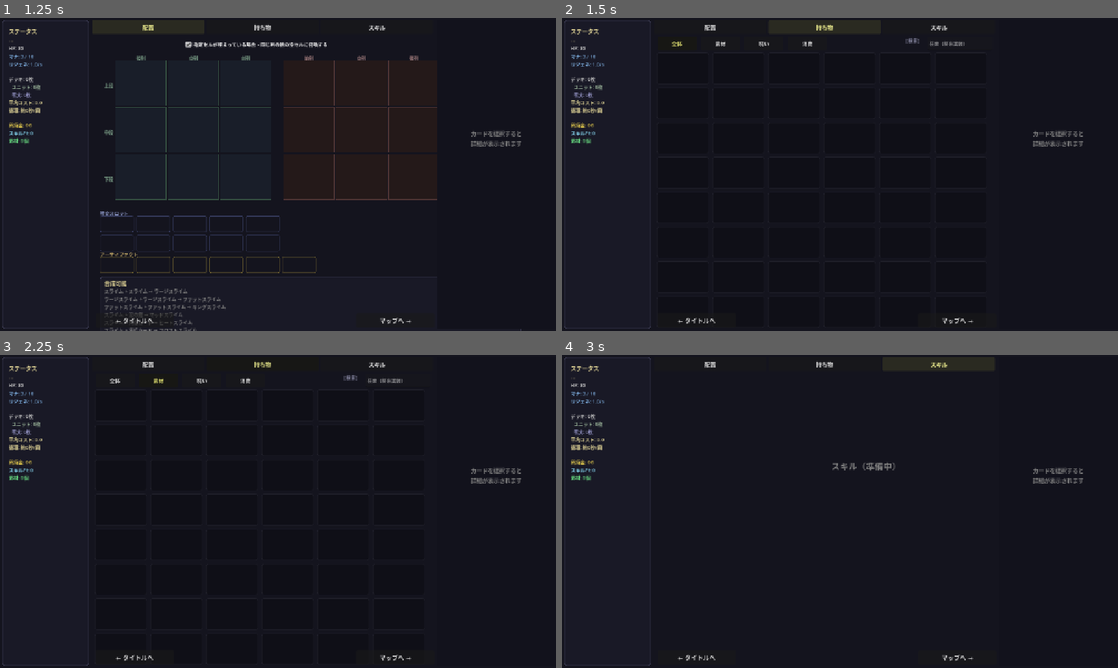
Above: before the commit, frames 1-4 (two rows, left to right).
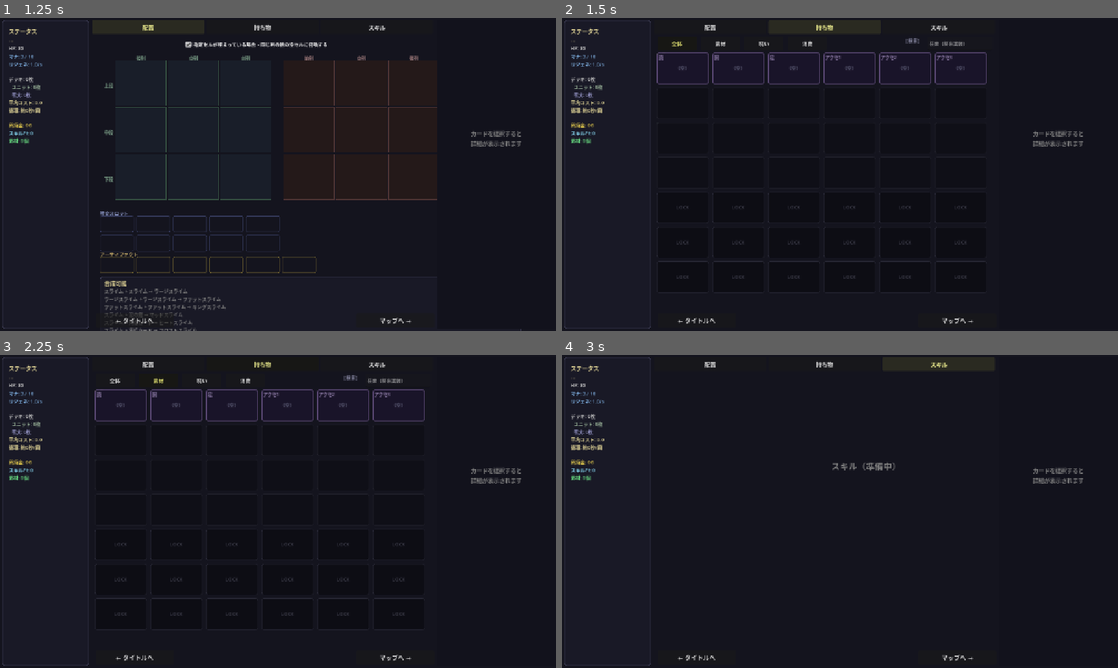
Above: after the commit, the same moments.

Repository: kazumak334-create/dungeon-board-game
Game: Godot game, scene res://scenes/DeckPrep.tscn
The game is run twice, just before and just after one commit, with the same random seed, the same clock (stepped at 60 frames per second) and the same inputs. This scene is started directly instead of the project's main scene.
Inputs:
- Up to frame 1 (1.25 s): click "配置" at 0.5 s
- Up to frame 2 (1.5 s): click "持ち物" at 1.25 s
- Up to frame 3 (2.25 s): click "素材" at 2 s
- Up to frame 4 (3 s): click "スキル" at 2.75 s

Frame 1 is identical in both runs. In frame 2, 1.2% of the frame differs, in the area x 17-77%, y 10-84%; in frame 3, 1.2%; in frame 4, nothing differs.

Commit message:
feat: 段階4 持ち物タブ再設計（装備統合+セル小型化+ロック+検索枠）
- 装備6スロットを左サイドバーから持ち物タブに移動・統合
- 持ち物グリッド: 5×6=30 → 6×7=42スロット
- スロットサイズ: 145×90 → 120×72（情報密度UP）
- 装備エリア（行0-1, 12スロット中6個使用）+ 素材エリア（行2-6）
- 行4-6を初期ロック表示（錠前マーク）
- フィルタバー右端に検索ボックス（ダミー、機能はPhase 3）
- 左サイドバー装備セクション削除→ステータス領域拡張（680px）

テスト6件追加 → 1950件全パス
DeckPrep.gd: 545→629行

Co-Authored-By: Claude Sonnet 4.5 <noreply@anthropic.com>

Diff:
--- a/scripts/DeckPrep.gd
+++ b/scripts/DeckPrep.gd
@@ -297,10 +297,10 @@
 const INV_SLOT_H = 72     # 素材スロット高さ（旧90→縮小）
 const INV_SLOT_GAP = 8    # スロット間隔（旧10→縮小）
 const INV_GRID_COLS = 6   # グリッド列数（旧5→6）
-const INV_GRID_ROWS = 8   # グリッド行数（旧6→8: 装備2行+素材6行）
+const INV_GRID_ROWS = 7   # グリッド行数（装備2行+素材5行、CONTENT_H=636内に収まる）
 const INV_EQUIP_ROWS = 2  # 装備行数（上位2行=装備エリア）
-const INV_MAT_ROWS = 6    # 素材行数（残り6行=素材エリア）
-const INV_TOTAL_SLOTS = 48  # 総スロット数 (INV_GRID_COLS × INV_GRID_ROWS)
+const INV_MAT_ROWS = 5    # 素材行数（残り5行=素材エリア）
+const INV_TOTAL_SLOTS = 42  # 総スロット数 (INV_GRID_COLS × INV_GRID_ROWS)
 const INV_EQUIP_SLOTS_COUNT = 6  # 装備スロット数（6個固定・変更禁止）
 const INV_LOCKED_ROWS_START = 2  # ロック開始行（0-indexed、装備2行+素材2行=4行目以降をロック）
 const INV_GRID_X = 8      # グリッド開始X
@@ -393,7 +393,43 @@
 	return count
 
 func _build_inventory_grid(parent: Node) -> void:
-	# 項目10: モンハン式 — 所持素材を左上から順に詰める（所持数>0のみ表示）
+	# グリッド全体: 6列×8行=48スロット
+	# 行0-1（12スロット）: 装備エリア（EQUIP_SLOTS 6個 + 空スロット6個）
+	# 行2-3（12スロット）: 素材エリア（所持素材を左上から詰める）
+	# 行4-7（24スロット）: ロックエリア（錠前表示・クリック不可）
+
+	# ── 装備エリアセクションヘッダー ──
+	var equip_header = Label.new()
+	equip_header.text = "装備"
+	equip_header.position = Vector2(INV_GRID_X, INV_GRID_Y - 2)
+	equip_header.size = Vector2(100, 18)
+	equip_header.add_theme_font_size_override("font_size", 11)
+	equip_header.add_theme_color_override("font_color", UIF.TITLE_COLOR)
+	parent.add_child(equip_header)
+
+	# 装備スロット（行0-1、スロット0-11のうち0-5に EQUIP_SLOTS を配置）
+	for i in range(INV_GRID_COLS * INV_EQUIP_ROWS):
+		var col = i % INV_GRID_COLS
+		var row = i / INV_GRID_COLS
+		var x = INV_GRID_X + col * (INV_SLOT_W + INV_SLOT_GAP)
+		var y = INV_GRID_Y + row * (INV_SLOT_H + INV_SLOT_GAP)
+		if i < EQUIP_SLOTS.size():
+			var slot = EQUIP_SLOTS[i]
+			_build_inventory_equipment_slot(parent, slot["id"], slot["label"], x, y)
+		else:
+			_build_empty_slot(parent, x, y)
+
+	# ── 素材エリアセクションヘッダー ──
+	var mat_section_y = INV_GRID_Y + INV_EQUIP_ROWS * (INV_SLOT_H + INV_SLOT_GAP)
+	var mat_header = Label.new()
+	mat_header.text = "素材"
+	mat_header.position = Vector2(INV_GRID_X, mat_section_y - 2)
+	mat_header.size = Vector2(100, 18)
+	mat_header.add_theme_font_size_override("font_size", 11)
+	mat_header.add_theme_color_override("font_color", Color(0.6, 0.75, 0.6))
+	parent.add_child(mat_header)
+
+	# 所持素材を左上から詰める（モンハン式）
 	var materials = _get_filtered_materials()
 	var owned_mats: Array = []
 	for mat in materials:
@@ -401,17 +437,85 @@
 		if count > 0:
 			owned_mats.append({"mat": mat, "count": count})
 
-	for i in range(INV_TOTAL_SLOTS):
+	var mat_slot_total = INV_GRID_COLS * INV_MAT_ROWS  # 6×6=36スロット
+	for i in range(mat_slot_total):
 		var col = i % INV_GRID_COLS
-		var row = i / INV_GRID_COLS
+		var row = INV_EQUIP_ROWS + (i / INV_GRID_COLS)
 		var x = INV_GRID_X + col * (INV_SLOT_W + INV_SLOT_GAP)
 		var y = INV_GRID_Y + row * (INV_SLOT_H + INV_SLOT_GAP)
-
-		if i < owned_mats.size():
+		# 下半分（行4-7相当のうち、素材エリア内では行2-5=3行目以降）はロック
+		var local_row = i / INV_GRID_COLS  # 素材エリア内の行（0-5）
+		var is_locked = local_row >= (INV_MAT_ROWS / 2)  # 3行目以降（行3-5）をロック
+		if is_locked:
+			_build_locked_slot(parent, x, y)
+		elif i < owned_mats.size():
 			var entry = owned_mats[i]
 			_build_material_slot_mh(parent, entry["mat"], entry["count"], x, y)
 		else:
 			_build_empty_slot(parent, x, y)
+
+func _build_inventory_equipment_slot(parent: Node, slot_id: String, label: String, x: float, y: float) -> void:
+	# 持ち物タブ内の装備スロット（アイコン将来差し込み対応）
+	var cell = Panel.new()
+	cell.position = Vector2(x, y)
+	cell.size = Vector2(INV_SLOT_W, INV_SLOT_H)
+	cell.name = "inv_equip_slot_" + slot_id
+	var style = StyleBoxFlat.new()
+	var item = _equipped.get(slot_id, {})
+	var is_equipped = item.size() > 0
+	style.bg_color = Color(0.15, 0.12, 0.22) if is_equipped else Color(0.10, 0.08, 0.16)
+	style.border_color = Color(0.6, 0.45, 0.8) if is_equipped else Color(0.35, 0.28, 0.45)
+	style.set_border_width_all(2)
+	style.set_corner_radius_all(4)
+	cell.add_theme_stylebox_override("panel", style)
+	parent.add_child(cell)
+
+	# スロット種別ラベル（左上）
+	var kind_lbl = Label.new()
+	kind_lbl.text = label
+	kind_lbl.position = Vector2(4, 3)
+	kind_lbl.size = Vector2(INV_SLOT_W - 8, 16)
+	kind_lbl.add_theme_font_size_override("font_size", 10)
+	kind_lbl.add_theme_color_override("font_color", Color(0.55, 0.48, 0.65))
+	kind_lbl.mouse_filter = Control.MOUSE_FILTER_IGNORE
+	cell.add_child(kind_lbl)
+
+	# 装備名（中央）
+	var name_lbl = Label.new()
+	name_lbl.text = item.get("display", "---") if is_equipped else "（空）"
+	name_lbl.horizontal_alignment = HORIZONTAL_ALIGNMENT_CENTER
+	name_lbl.position = Vector2(0, INV_SLOT_H / 2 - 10)
+	name_lbl.size = Vector2(INV_SLOT_W, 20)
+	name_lbl.add_theme_font_size_override("font_size", 11)
+	name_lbl.add_theme_color_override("font_color", Color(0.9, 0.85, 0.5) if is_equipped else Color(0.35, 0.35, 0.45))
+	name_lbl.mouse_filter = Control.MOUSE_FILTER_IGNORE
+	cell.add_child(name_lbl)
+
+func _build_locked_slot(parent: Node, x: float, y: float) -> void:
+	# ロックスロット（錠前表示・クリック不可）
+	var panel = PanelContainer.new()
+	panel.position = Vector2(x, y)
+	panel.custom_minimum_size = Vector2(INV_SLOT_W, INV_SLOT_H)
+	panel.name = "locked_slot"
+	var style = StyleBoxFlat.new()
+	style.bg_color = Color(0.05, 0.05, 0.08)
+	style.border_color = Color(0.15, 0.15, 0.20)
+	style.set_border_width_all(1)
+	style.set_corner_radius_all(4)
+	panel.add_theme_stylebox_override("panel", style)
+	panel.mouse_filter = Control.MOUSE_FILTER_IGNORE
+	parent.add_child(panel)
+
+	# 錠前マーク
+	var lock_lbl = Label.new()
+	lock_lbl.text = "LOCK"
+	lock_lbl.horizontal_alignment = HORIZONTAL_ALIGNMENT_CENTER
+	lock_lbl.position = Vector2(0, INV_SLOT_H / 2 - 10)
+	lock_lbl.size = Vector2(INV_SLOT_W, 20)
+	lock_lbl.add_theme_font_size_override("font_size", 11)
+	lock_lbl.add_theme_color_override("font_color", Color(0.25, 0.25, 0.30))
+	lock_lbl.mouse_filter = Control.MOUSE_FILTER_IGNORE
+	panel.add_child(lock_lbl)
 
 # 項目10: モンハン式スロット（アイコン+スタック数のみ、名前非表示）
 func _build_material_slot_mh(parent: Node, mat: Dictionary, count: int, x: int, y: int) -> void:
--- a/scripts/TestDeckPrepLayout.gd
+++ b/scripts/TestDeckPrepLayout.gd
@@ -31,6 +31,13 @@
 	_test_synthesis_result_only(runner)
 	_test_synth_confirm_toggle_exists(runner)
 	_test_flavor_text_inside_card(runner)
+	# 段階4追加テスト
+	_test_inventory_equipment_integration(runner)
+	_test_inventory_locked_section(runner)
+	_test_inventory_search_box_exists(runner)
+	_test_inventory_total_slots_increased(runner)
+	_test_sidebar_equipment_removed(runner)
+	_test_status_area_expanded(runner)
 
 func _test_equip_slot_count(r: RefCounted) -> void:
 	# 装備スロットが6個固定であること（絶対変更禁止）
@@ -61,9 +68,9 @@
 	r._assert_eq(DeckPrepClass.ADVENTURE_Y, 680, "冒険ボタンY=680")
 
 func _test_inventory_slot_count_30(r: RefCounted) -> void:
-	# 持ち物グリッドのスロット数が30固定であること
-	var DeckPrepClass = load("res://scripts/DeckPrep.gd")
-	r._assert_eq(DeckPrepClass.INV_TOTAL_SLOTS, 30, "持ち物スロット数=30固定")
+	# 段階4: 持ち物グリッドのスロット数が48（旧30から増加）
+	var DeckPrepClass = load("res://scripts/DeckPrep.gd")
+	r._assert_eq(DeckPrepClass.INV_TOTAL_SLOTS, 42, "持ち物スロット数=42（6列×7行）")
 
 func _test_inventory_categories(r: RefCounted) -> void:
 	# カテゴリフィルタのIDが仕様通りであること
@@ -76,7 +83,7 @@
 	r._assert_eq(expected[3], "consumable", "カテゴリ[3]=consumable（消費）")
 
 func _test_material_slot_layout(r: RefCounted) -> void:
-	# スロット座標計算が仕様通りであること（5列×6行）
+	# スロット座標計算が仕様通りであること（6列×8行）
 	var DeckPrepClass = load("res://scripts/DeckPrep.gd")
 	var slot_w = DeckPrepClass.INV_SLOT_W
 	var slot_h = DeckPrepClass.INV_SLOT_H
@@ -84,7 +91,7 @@
 	var grid_x = DeckPrepClass.INV_GRID_X
 	var grid_y = DeckPrepClass.INV_GRID_Y
 	var cols = DeckPrepClass.INV_GRID_COLS
-	# 仕様: 横幅 = 8 + 145×5 + 10×4 = 773px（794内に収まる）
+	# 仕様: 横幅 = 8 + 120×6 + 8×5 = 768px（790以内に収まる）
 	var total_w = grid_x + cols * slot_w + (cols - 1) * gap
 	r._assert_true(total_w <= 790, "グリッド横幅が790px以内: %d" % total_w)
 	# スロット0の座標
@@ -92,18 +99,18 @@
 	var y0 = grid_y + 0 * (slot_h + gap)
 	r._assert_eq(x0, 8, "スロット[0]のX=8")
 	r._assert_eq(y0, 40, "スロット[0]のY=40")
-	# スロット5（2行目先頭）の座標
-	var x5 = grid_x + 0 * (slot_w + gap)
-	var y5 = grid_y + 1 * (slot_h + gap)
-	r._assert_eq(x5, 8, "スロット[5]のX=8（2行目先頭）")
-	r._assert_eq(y5, 140, "スロット[5]のY=140（2行目先頭）")
+	# スロット6（2行目先頭）の座標（6列なので6番目が2行目先頭）
+	var x6 = grid_x + 0 * (slot_w + gap)
+	var y6 = grid_y + 1 * (slot_h + gap)
+	r._assert_eq(x6, 8, "スロット[6]のX=8（2行目先頭）")
+	r._assert_eq(y6, 120, "スロット[6]のY=120（2行目先頭、slot_h=72+gap=8=80）")
 
 func _test_inventory_grid_dimensions(r: RefCounted) -> void:
-	# グリッドが5列×6行であること
-	var DeckPrepClass = load("res://scripts/DeckPrep.gd")
-	r._assert_eq(DeckPrepClass.INV_GRID_COLS, 5, "グリッド列数=5")
-	r._assert_eq(DeckPrepClass.INV_GRID_ROWS, 6, "グリッド行数=6")
-	r._assert_eq(DeckPrepClass.INV_GRID_COLS * DeckPrepClass.INV_GRID_ROWS, 30, "列×行=30スロット")
+	# グリッドが6列×7行であること（段階4改修後）
+	var DeckPrepClass = load("res://scripts/DeckPrep.gd")
+	r._assert_eq(DeckPrepClass.INV_GRID_COLS, 6, "グリッド列数=6")
+	r._assert_eq(DeckPrepClass.INV_GRID_ROWS, 7, "グリッド行数=7")
+	r._assert_eq(DeckPrepClass.INV_GRID_COLS * DeckPrepClass.INV_GRID_ROWS, 42, "列×行=42スロット")
 
 func _test_info_lane_separation(r: RefCounted) -> void:
 	# 情報レーンがDeckPrepInfoに分離されていること（DeckPrep.gdに旧解説関数がないこと）
@@ -215,11 +222,11 @@
 	r._assert_true(info.has_method("_build_upper_synthesis_section"), "上位合成セクション関数が存在する")
 
 func _test_equipment_within_sidebar(r: RefCounted) -> void:
-	# 装備エリア最下端がSIDEBAR_H(710px)以内に収まること
-	var DeckPrepClass = load("res://scripts/DeckPrep.gd")
-	var equip_bottom = DeckPrepClass.SIDEBAR_Y + DeckPrepClass.EQUIP_AREA_Y + DeckPrepClass.EQUIP_AREA_H
-	r._assert_true(equip_bottom <= DeckPrepClass.SIDEBAR_Y + DeckPrepClass.SIDEBAR_H,
-		"装備エリア最下端がサイドバー内に収まる: %d <= %d" % [equip_bottom, DeckPrepClass.SIDEBAR_Y + DeckPrepClass.SIDEBAR_H])
+	# 段階4: 装備は持ち物タブに移動済み。持ち物タブグリッドが CONTENT_H 内に収まること
+	var DeckPrepClass = load("res://scripts/DeckPrep.gd")
+	var grid_h = DeckPrepClass.INV_GRID_Y + DeckPrepClass.INV_GRID_ROWS * (DeckPrepClass.INV_SLOT_H + DeckPrepClass.INV_SLOT_GAP)
+	r._assert_true(grid_h <= DeckPrepClass.CONTENT_H,
+		"持ち物タブグリッド高さがCONTENT_H内に収まる: %d <= %d" % [grid_h, DeckPrepClass.CONTENT_H])
 
 func _test_card_pin_state(r: RefCounted) -> void:
 	# DeckPrep.gdに _pinned_card_idx 変数が存在し初期値-1であること
@@ -234,15 +241,13 @@
 	dp.queue_free()
 
 func _test_equipment_y_position(r: RefCounted) -> void:
-	# EQUIP_AREA_Y + 装備スロット実高さ ≤ SIDEBAR_H
-	var DeckPrepClass = load("res://scripts/DeckPrep.gd")
-	# 装備スロット実高さ: ヘッダー(20) + 3行×(EQUIP_SLOT_SIZE + EQUIP_SLOT_GAP + 14) + ラベル(12)
-	var slot_size = DeckPrepClass.EQUIP_SLOT_SIZE
-	var slot_gap = DeckPrepClass.EQUIP_SLOT_GAP
-	var equip_real_h = 20 + 3 * (slot_size + slot_gap + 14) + 12
-	var equip_bottom = DeckPrepClass.EQUIP_AREA_Y + equip_real_h
-	r._assert_true(equip_bottom <= DeckPrepClass.SIDEBAR_H,
-		"EQUIP_AREA_Y+実高さ=%d <= SIDEBAR_H=%d" % [equip_bottom, DeckPrepClass.SIDEBAR_H])
+	# 段階4: 装備は持ち物タブに移動済み。装備エリア（行0-1）の高さ計算
+	var DeckPrepClass = load("res://scripts/DeckPrep.gd")
+	# 装備エリア高さ: INV_EQUIP_ROWS × (INV_SLOT_H + INV_SLOT_GAP)
+	var equip_area_h = DeckPrepClass.INV_EQUIP_ROWS * (DeckPrepClass.INV_SLOT_H + DeckPrepClass.INV_SLOT_GAP)
+	var equip_bottom = DeckPrepClass.INV_GRID_Y + equip_area_h
+	r._assert_true(equip_bottom <= DeckPrepClass.CONTENT_H,
+		"持ち物タブ装備エリア最下端=%d <= CONTENT_H=%d" % [equip_bottom, DeckPrepClass.CONTENT_H])
 
 # ===== 段階3追加テスト =====
 
@@ -318,3 +323,71 @@
 		"_get_flavor_text()が存在する（カード枠内で呼び出される）")
 	r._assert_true(info.has_method("_build_card_frame_header"),
 		"_build_card_frame_header()が存在する（フレーバー内包）")
+
+# ===== 段階4追加テスト =====
+
+func _test_inventory_equipment_integration(r: RefCounted) -> void:
+	# 装備6スロットが持ち物タブ内に統合されていること（定数で検証）
+	var DeckPrepClass = load("res://scripts/DeckPrep.gd")
+	r._assert_eq(DeckPrepClass.INV_EQUIP_SLOTS_COUNT, 6, "持ち物タブ内装備スロット=6個固定")
+	r._assert_eq(DeckPrepClass.INV_EQUIP_ROWS, 2, "装備エリア=2行")
+	r._assert_eq(DeckPrepClass.EQUIP_SLOTS.size(), 6, "EQUIP_SLOTS定義=6個（変更禁止）")
+	# _build_inventory_equipment_slot 関数が存在すること
+	var dp = DeckPrepClass.new()
+	r._assert_true(dp.has_method("_build_inventory_equipment_slot"),
+		"_build_inventory_equipment_slot()が存在する")
+	dp.queue_free()
+
+func _test_inventory_locked_section(r: RefCounted) -> void:
+	# 下半分（素材エリア3行目以降）がロック状態であること
+	var DeckPrepClass = load("res://scripts/DeckPrep.gd")
+	# ロック開始行の定義が存在すること
+	r._assert_true(DeckPrepClass.INV_LOCKED_ROWS_START > 0,
+		"INV_LOCKED_ROWS_START > 0（ロック開始行が設定済み）")
+	r._assert_eq(DeckPrepClass.INV_MAT_ROWS, 5, "素材エリア=5行")
+	# ロック行数 = 素材行数 - 解放行数 = 5 - 2 = 3行（切り捨て）
+	var locked_mat_rows = DeckPrepClass.INV_MAT_ROWS - (DeckPrepClass.INV_MAT_ROWS / 2)
+	r._assert_eq(locked_mat_rows, 3, "素材エリア内ロック行=3行（下半分）")
+	# _build_locked_slot 関数が存在すること
+	var dp = DeckPrepClass.new()
+	r._assert_true(dp.has_method("_build_locked_slot"),
+		"_build_locked_slot()が存在する")
+	dp.queue_free()
+
+func _test_inventory_search_box_exists(r: RefCounted) -> void:
+	# 検索ボックス定数と生成関数が存在すること
+	var DeckPrepClass = load("res://scripts/DeckPrep.gd")
+	r._assert_eq(DeckPrepClass.INV_SEARCH_W, 200, "INV_SEARCH_W=200px")
+	var dp = DeckPrepClass.new()
+	r._assert_true(dp.has_method("_build_search_box"),
+		"_build_search_box()が存在する")
+	dp.queue_free()
+
+func _test_inventory_total_slots_increased(r: RefCounted) -> void:
+	# スロット総数が42（旧30から増加・CONTENT_H内に収まる設計）
+	var DeckPrepClass = load("res://scripts/DeckPrep.gd")
+	r._assert_true(DeckPrepClass.INV_TOTAL_SLOTS >= 40,
+		"INV_TOTAL_SLOTS >= 40（旧30から増加）: %d" % DeckPrepClass.INV_TOTAL_SLOTS)
+	r._assert_eq(DeckPrepClass.INV_GRID_COLS, 6, "グリッド列数=6（旧5→6）")
+	r._assert_eq(DeckPrepClass.INV_GRID_ROWS, 7, "グリッド行数=7（装備2行+素材5行）")
+
+func _test_sidebar_equipment_removed(r: RefCounted) -> void:
+	# 左サイドバーから装備セクションが削除されていること
+	var DeckPrepClass = load("res://scripts/DeckPrep.gd")
+	var dp = DeckPrepClass.new()
+	# _build_equipment_area 関数が存在しないこと（サイドバー装備削除）
+	r._assert_true(not dp.has_method("_build_equipment_area"),
+		"_build_equipment_area()は削除済み（サイドバーから除去）")
+	# _build_equipment_slot 関数が存在しないこと（サイドバー装備削除）
+	r._assert_true(not dp.has_method("_build_equipment_slot"),
+		"_build_equipment_slot()は削除済み（サイドバーから除去）")
+	# _build_inventory_equipment_slot が存在する（持ち物タブ統合版）
+	r._assert_true(dp.has_method("_build_inventory_equipment_slot"),
+		"_build_inventory_equipment_slot()が存在する（持ち物タブ統合版）")
+	dp.queue_free()
+
+func _test_status_area_expanded(r: RefCounted) -> void:
+	# ステータス領域が装備削除分拡大されていること（旧420→680以上）
+	var DeckPrepClass = load("res://scripts/DeckPrep.gd")
+	r._assert_true(DeckPrepClass.STATUS_AREA_H >= 680,
+		"STATUS_AREA_H >= 680（装備移動分拡大）: %d" % DeckPrepClass.STATUS_AREA_H)
